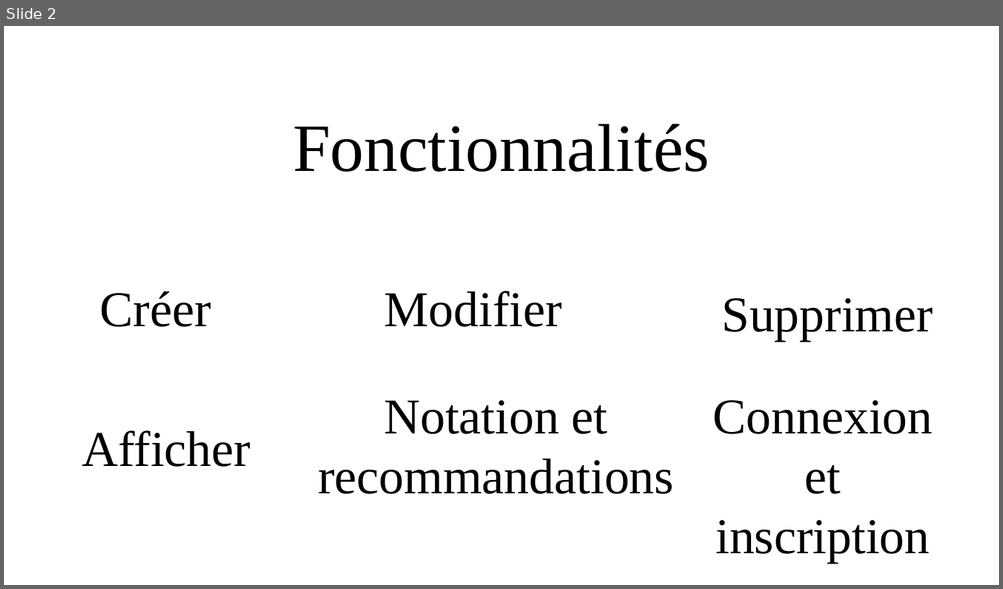
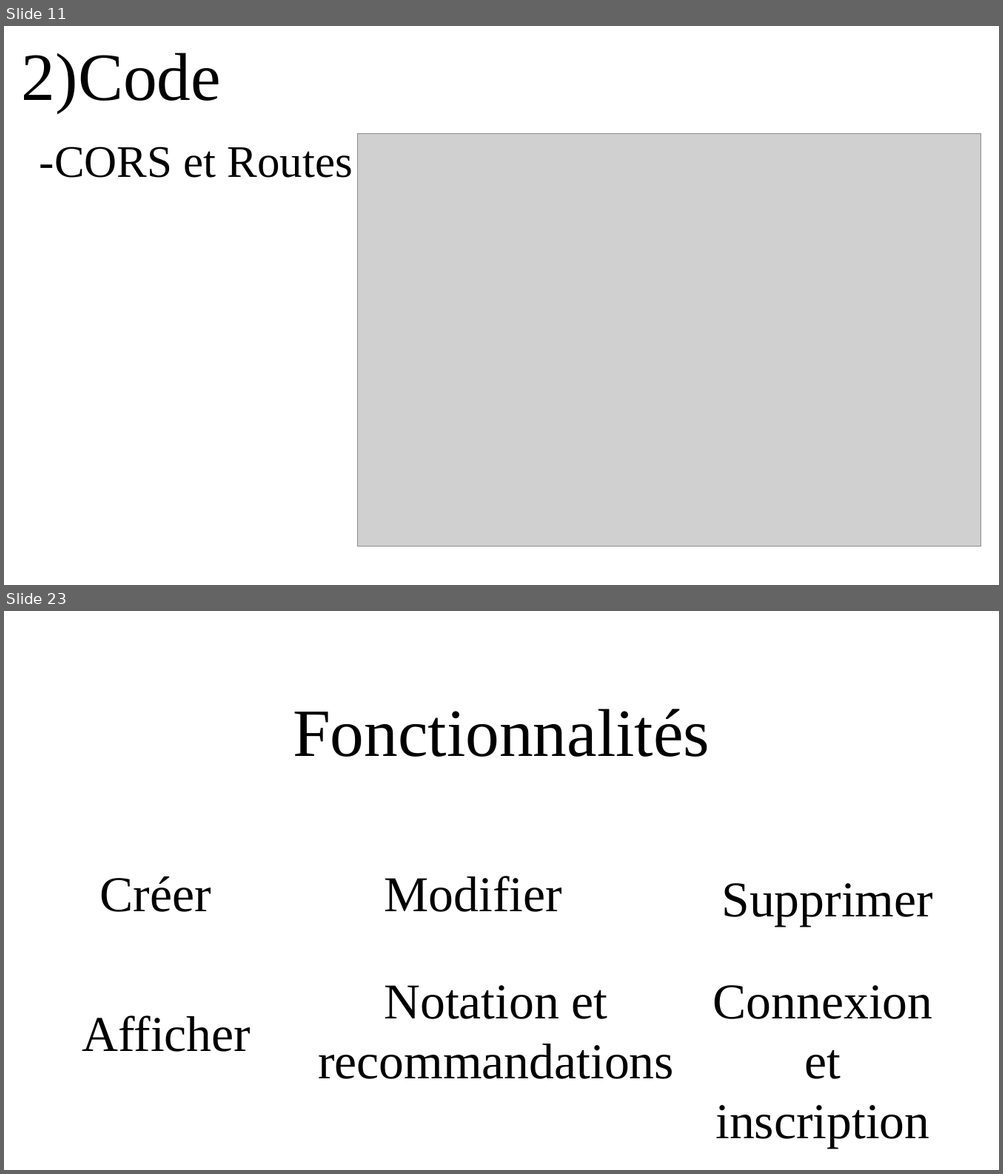
Before and after one commit to zakari9959/Projet7_Openclassrooms, a slide deck: Support_de_présentation.odp. Shown one above the other, each under a label of ours: slide 2 before the commit, slides 11 and 23 after it; the slides between them are not shown. The pictures are 1003x589 and 1003x1174 pixels, drawn with LibreOffice and Linux fonts; fonts in the diff are those of the drawing; grey boxes stand for pictures; background and template pictures are left out. Boxes give left, top, right and bottom in pixels: in the first picture for what was removed or moved away, otherwise in the second. Text is boxed around its words. In the diff, an @@ line names an element or a change of style, - is before the commit and + after.

```diff
--- a/Support_de_présentation.odp
+++ b/Support_de_présentation.odp
@@ slide 11 added at (x1=4, y1=26, x2=999, y2=585), background picture (left out) @@
@@ title added at (x1=22, y1=53, x2=221, y2=113), 54 pt, text #000000 @@
+2)Code
@@ picture added at (x1=358, y1=133, x2=982, y2=547) @@
@@ title added at (x1=40, y1=147, x2=353, y2=178), 36 pt, text #000000 @@
+-CORS et Routes
@@ what was slide 2 is now slide 23 @@
```
Also in this commit, not shown: 1 slide changed, 20 other slides added, 2 other files.
